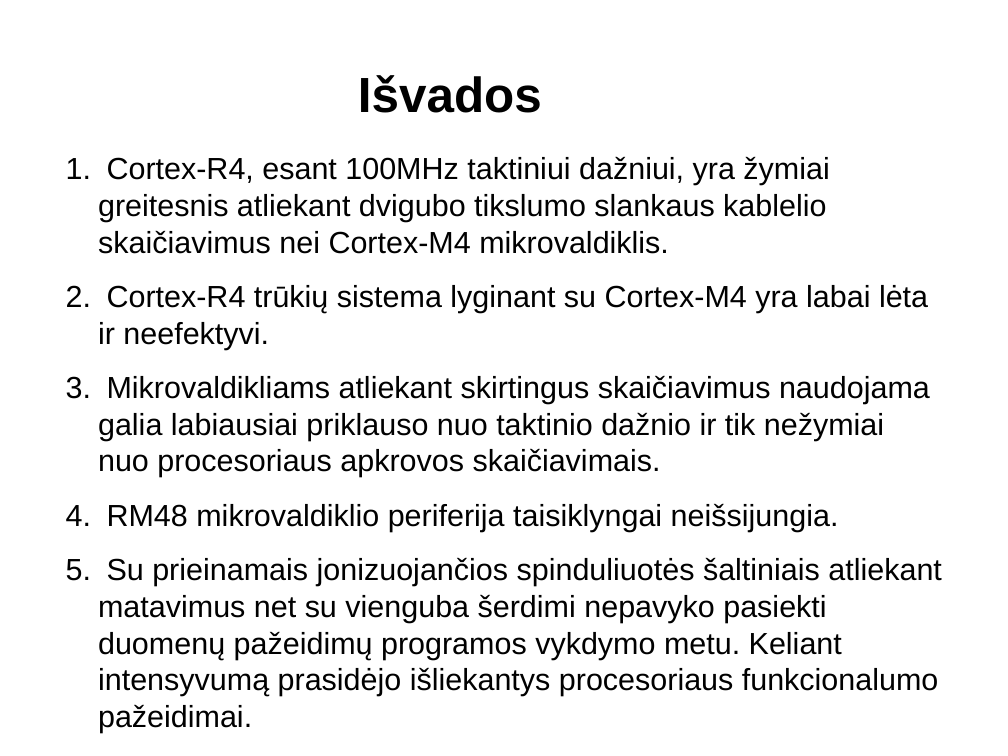
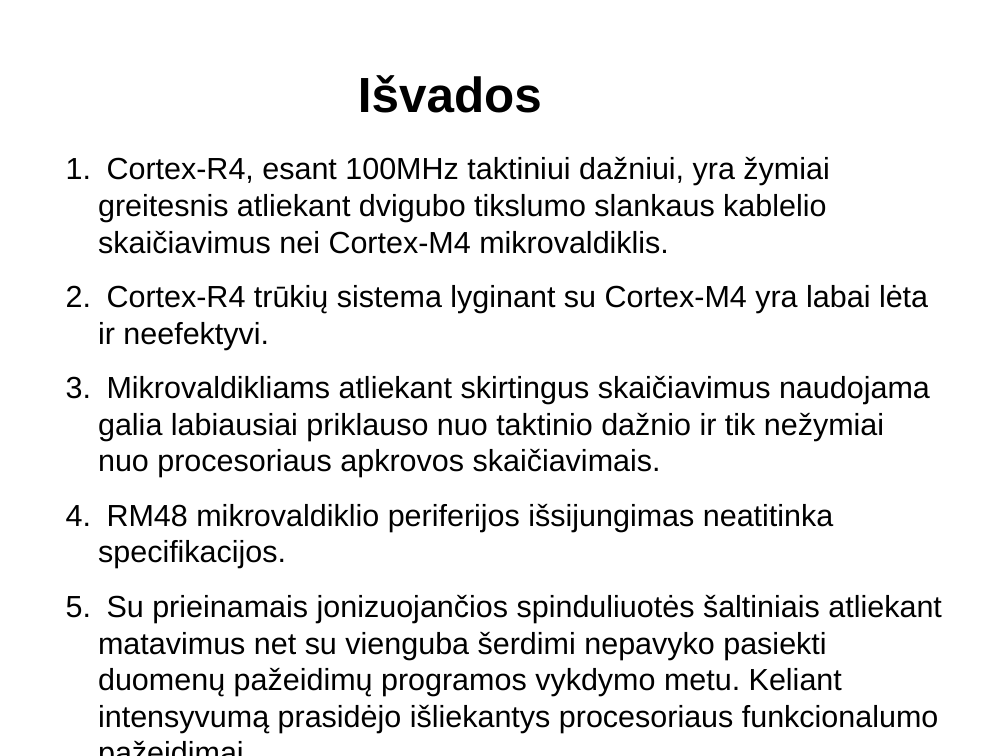
Before and after one commit to kurmis/bakis, a slide deck: slide 14 of pristatymas bak/Mindaugas Kurmauskas.odp. Drawn at 1008x756 pixels with LibreOffice and Linux fonts; fonts in the diff are those of the drawing. Boxes give left, top, right and bottom in pixels: in the first picture for what was removed or moved away, otherwise in the second. Text is boxed around its words. In the diff, an @@ line names an element or a change of style, - is before the commit and + after.

```diff
--- a/pristatymas bak/Mindaugas Kurmauskas.odp
+++ b/pristatymas bak/Mindaugas Kurmauskas.odp
@@ text at box(98, 503, 833, 568): text changed @@
-4. RM48 mikrovaldiklio periferija taisiklyngai neišsijungia.
+4. RM48 mikrovaldiklio periferijos išsijungimas neatitinka specifikacijos.
```
Also in this commit, not shown: 5 other slides changed, 2 other files.
